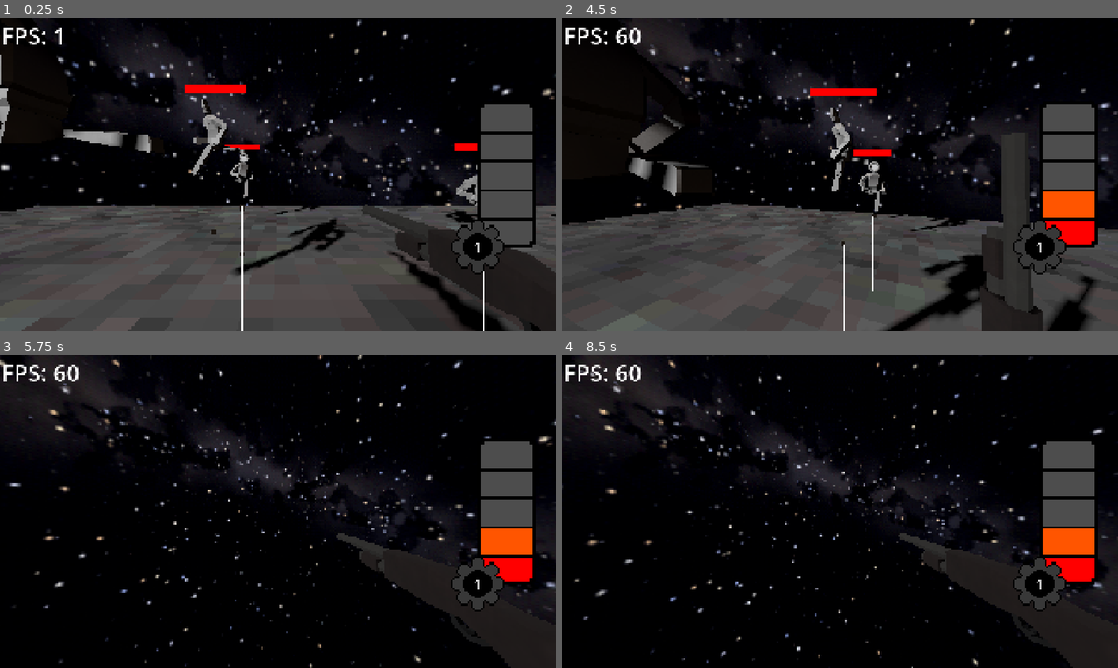
Above: before the commit, frames 1-4 (two rows, left to right).
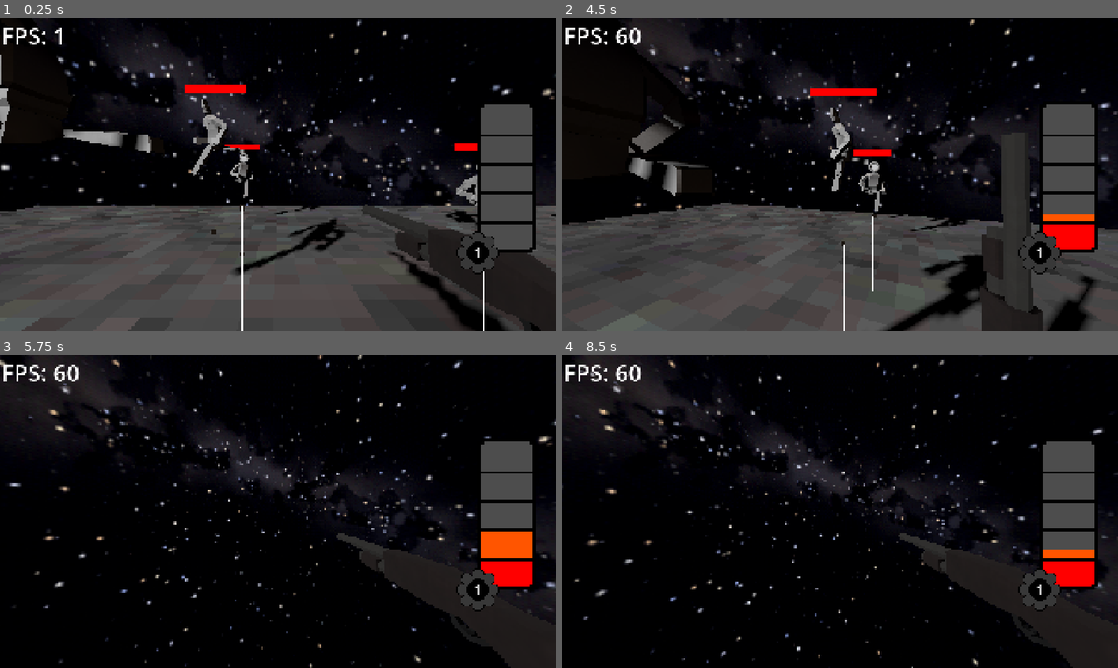
Above: after the commit, the same moments.

Repository: TheM0RSE/GameOff2026
Game: Godot game, scene res://Scenes/Main.tscn
Same seed, same stepped clock (60 frames per second), same inputs: the game is played once before the commit and once after it.
Inputs (mouse positions are in pixels of both pictures, inside the frame that each line leads up to):
- Up to frame 1 (0.25 s): no input
- Up to frame 2 (4.5 s): move the mouse to (867, 174) at 0.52 s; hold W (up) from 0.53 s (still down); tap Shift (Dash) at 0.6, 2.85 s; tap Space (jump) at 0.77, 1.52, 3.02, 3.77 s; move the mouse to (812, 174) at 1.27 s; tap Ctrl (Slide) at 1.35 s; tap Enter at 2 s; move the mouse to (851, 168) at 2.02 s; click (851, 168) at 2.1 s; move the mouse to (834, 180) at 2.77 s; move the mouse to (878, 177) at 3.52 s; hold Ctrl (Slide) 3.53-4.28 s; tap R (reset) at 4.15 s; move the mouse to (795, 171) at 4.27 s; click (795, 171) at 4.35 s
- Up to frame 3 (5.75 s): keep holding W (up); tap Space (jump) at 4.52 s; move the mouse to (283, 511) at 5.02 s; tap Shift (Dash) at 5.1 s
- Up to frame 4 (8.5 s): move the mouse to (817, 505) at 5.77 s; release W (up) at 5.78 s; hold D (right) 5.78-6.53 s; tap Ctrl (Slide) at 5.85 s; tap Space (jump) at 6.02, 6.77, 7.52 s; move the mouse to (867, 511) at 6.52 s; hold W (up) from 6.53 s (still down); click (867, 511) at 6.6 s; move the mouse to (812, 511) at 7.27 s; tap Shift (Dash) at 7.35 s; move the mouse to (851, 505) at 8.02 s; hold Ctrl (Slide) from 8.03 s (still down)

The runs differ from the first frame. In frame 1, 1.4% of the frame differs, in the area x 81-97%, y 36-81%; in frame 2, 2.0%; in frame 3, 1.5%; in frame 4, 2.0%.

Commit message:
Added decay to gear-meter; Added it so it will geardown if it reaches zero and passes 'time_until_geardown'

Diff:
--- a/Scenes/Main.tscn
+++ b/Scenes/Main.tscn
@@ -238,25 +238,31 @@
 anchor_bottom = 0.5
 offset_left = -270.0
 offset_top = -250.0
-offset_right = -70.0
-offset_bottom = 250.0
+offset_right = -250.0
+offset_bottom = -198.0
 grow_horizontal = 0
 grow_vertical = 2
+scale = Vector2(10, 10)
 fill_mode = 3
-nine_patch_stretch = true
 texture_under = ExtResource("8_4kpch")
 texture_progress = ExtResource("9_grg3l")
+texture_progress_offset = Vector2(0, 1)
 script = ExtResource("10_grg3l")
 animation_player = NodePath("AnimationPlayer")
 gear_label = NodePath("Gear/GearLabel")
 
 [node name="Gear" type="TextureRect" parent="UI/CanvasLayer/GearMeter" unique_id=317806062]
 layout_mode = 1
-offset_left = -100.0
-offset_top = 400.0
-offset_right = 100.0
-offset_bottom = 600.0
-pivot_offset = Vector2(100, 100)
+anchors_preset = 2
+anchor_top = 1.0
+anchor_bottom = 1.0
+offset_left = -16.0
+offset_top = -16.0
+offset_right = 16.0
+offset_bottom = 16.0
+grow_vertical = 0
+scale = Vector2(0.5, 0.5)
+pivot_offset = Vector2(16, 16)
 texture = ExtResource("9_bmxlf")
 
 [node name="GearLabel" type="Label" parent="UI/CanvasLayer/GearMeter/Gear" unique_id=1585978236]
@@ -266,12 +272,13 @@
 anchor_top = 0.5
 anchor_right = 0.5
 anchor_bottom = 0.5
-offset_left = -20.0
-offset_top = -40.0
-offset_right = 20.0
-offset_bottom = 40.0
+offset_left = -19.2
+offset_top = -39.399998
+offset_right = 9.799999
+offset_bottom = 29.600002
 grow_horizontal = 2
 grow_vertical = 2
+scale = Vector2(0.2, 0.2)
 pivot_offset = Vector2(20, 40)
 theme_override_font_sizes/font_size = 50
 text = "1"
--- a/UI/gear_meter.gd
+++ b/UI/gear_meter.gd
@@ -4,7 +4,7 @@
 	ONE = 1,
 	TWO = 2,
 	THREE = 4,
-	FOUR = 6,
+	FOUR = 5,
 	FIVE = -1,
 }
 
@@ -15,39 +15,62 @@
 var current_gear: GearState = GearState.ONE
 var current_value: int = 0
 
-var animation_time = 0.1
+var animation_time = 0.5
+
+var time_until_decay = 2
+var time_until_geardown = 2
+var decay_timer = time_until_decay
+var geardown_timer = time_until_geardown
+
+func _physics_process(delta: float) -> void:
+	if decay_timer < 0:
+		if geardown_timer < 0 and current_gear != GearState.ONE:
+			geardown_timer = time_until_geardown
+			gear(true)
+			update_bar(100, 90)
+		else:
+			if current_value <= 0:
+				geardown_timer -= delta
+			else:
+				geardown_timer = time_until_geardown
+				decay_timer = time_until_decay
+				if current_value < 10:
+					update_bar(current_value, 0)
+				else:
+					update_bar(current_value, current_value-10)
+	decay_timer -= delta
 
 func add_value(value: int):
+	decay_timer = time_until_decay
 	if current_gear == GearState.FIVE:
 		return
 	value /= current_gear
 	var new_value = current_value + value
 	if new_value >= 100:
-		gear_up(new_value)
+		gear()
 		update_bar(current_value, new_value, true)
 	else:
 		update_bar(current_value, new_value)
 
 func update_bar(old_value: int, new_value: int, geared_up: int = false):
 	current_value = new_value
+	var tween := create_tween()
+	tween.set_trans(Tween.TRANS_CUBIC).set_ease(Tween.EASE_OUT)
 	if current_gear == GearState.FIVE:
-		var tween := create_tween()
 		tween.tween_property(self, "value", 100, animation_time).from(old_value)
 	elif geared_up:
-		var tween := create_tween()
 		tween.tween_method(_update_wrapped_value, old_value, new_value, animation_time)
 	else:
-		var tween := create_tween()
 		tween.tween_property(self, "value", new_value, animation_time).from(old_value)
 
-func gear_up(value: int):
-	var rest_value = value - 100
-	current_value = rest_value
-	# Increment Gear
+func gear(gear_down: bool = false):
 	var gears = GearState.values()
-	var next_index = (gears.find(current_gear) + 1)
+	var next_index: int
+	if gear_down:
+		next_index = gears.find(current_gear) - 1
+	else:
+		next_index = gears.find(current_gear) + 1
 	current_gear = gears[next_index] as GearState
-
 	animation_player.stop()
 	animation_player.play("gear_spin")
 	gear_label.text = str(next_index + 1)
Binary file changed: UI/GearMeter/GearMeterEmpty.png
Binary file changed: UI/GearMeter/GearMeterFilled.png
